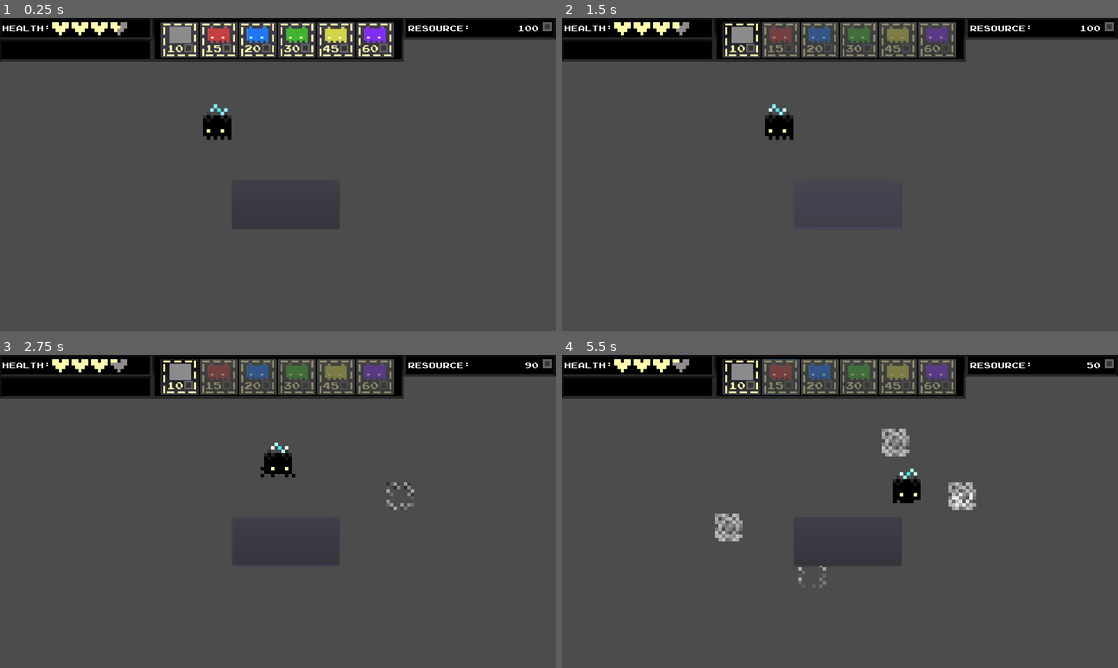
Above: before the commit, frames 1-4 (two rows, left to right).
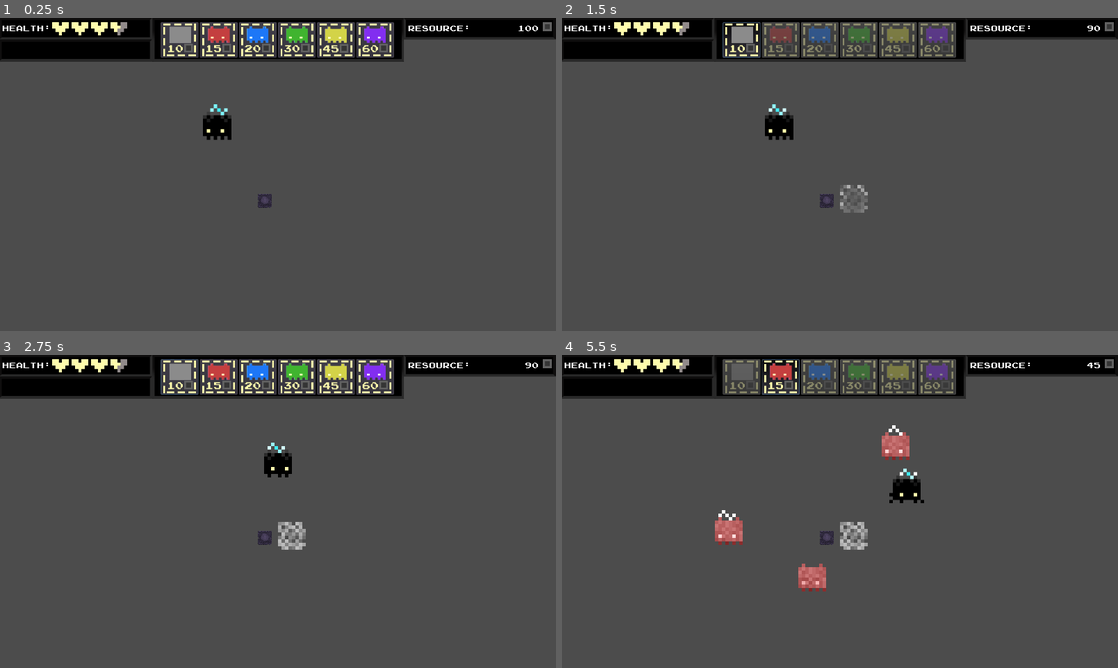
Above: after the commit, the same moments.

Repository: Kaideu/Hive_Mind
Game: Godot game, scene res://Main.tscn
The game is run twice, just before and just after one commit, with the same random seed, the same clock (stepped at 60 frames per second) and the same inputs.
Inputs (mouse positions are in pixels of both pictures, inside the frame that each line leads up to):
- Up to frame 1 (0.25 s): no input
- Up to frame 2 (1.5 s): click (739, 39) at 0.5 s; click (845, 205) at 1.27 s
- Up to frame 3 (2.75 s): tap Enter at 2 s; move the mouse to (400, 495) at 2.02 s; press the mouse at (400, 495) at 2.03 s; hold Right (ui_right) from 2.03 s (still down)
- Up to frame 4 (5.5 s): release Right (ui_right) at 2.75 s; release the mouse at (962, 495) at 2.75 s; click (778, 376) at 2.77 s; move the mouse to (728, 527) at 3.52 s; hold Down (ui_down) 3.53-4.28 s; tap F (fly) at 3.6, 5.1 s; click (728, 527) at 3.67 s; move the mouse to (895, 442) at 4.27 s; press the mouse at (895, 442) at 4.28 s; hold Right (ui_right) 4.28-5.03 s; move the mouse to (812, 574) at 5.02 s; release the mouse at (812, 574) at 5.03 s; hold Up (ui_up) from 5.03 s (still down); click (812, 574) at 5.17 s

The runs differ from the first frame. In frame 1, less than 0.1% of the frame differs, in the area x 46-61%, y 54-68%; in frame 2, 0.5%; in frame 3, 2.5%; in frame 4, 3.3%, in the area x 19-97%, y 1-76%.

Commit message:
Implemented Block Placement restrictions
Made it so that the Hive Blocks can only be placed adjacent to the power source or another hive block
Also, added the tile positioning for all hive blocks as well as block placement preview in HUD

Diff:
--- a/Hive_Mind/Main.tscn
+++ b/Hive_Mind/Main.tscn
@@ -1,8 +1,9 @@
-[gd_scene load_steps=2 format=2]
+[gd_scene load_steps=3 format=2]
 
 [ext_resource path="res://Scripts/Main.gd" type="Script" id=1]
+[ext_resource path="res://Assets/Art/Environment/base.png" type="Texture" id=2]
 
-[node name="Main" type="Node"]
+[node name="Main" type="Node" index="0"]
 
 script = ExtResource( 1 )
 
@@ -33,3 +34,10 @@
 occluder_light_mask = 1
 format = 1
 tile_data = PoolIntArray(  )
+_sections_unfolded = [ "Cell" ]
+
+[node name="PoweSource" type="Sprite" parent="." index="3"]
+
+position = Vector2( 610, 420 )
+texture = ExtResource( 2 )
+_sections_unfolded = [ "Transform" ]
--- a/Hive_Mind/Scenes/HUD.tscn
+++ b/Hive_Mind/Scenes/HUD.tscn
@@ -11,19 +11,19 @@
 [ext_resource path="res://Assets/Art/UI/JOYSTIX.TTF" type="DynamicFontData" id=9]
 [ext_resource path="res://Assets/Art/UI/HM-GUI-resource.png" type="Texture" id=10]
 [ext_resource path="res://Assets/Art/UI/HM-GUI-heart-001-full.png" type="Texture" id=11]
-[ext_resource path="res://Assets/Art/UI/HM-GUI-heart-011.png" type="Texture" id=12]
-[ext_resource path="res://Assets/Art/UI/HM-GUI-heart-005.png" type="Texture" id=13]
-[ext_resource path="res://Assets/Art/UI/HM-GUI-heart-009.png" type="Texture" id=14]
-[ext_resource path="res://Assets/Art/UI/HM-GUI-heart-010.png" type="Texture" id=15]
-[ext_resource path="res://Assets/Art/UI/HM-GUI-heart-007.png" type="Texture" id=16]
-[ext_resource path="res://Assets/Art/UI/HM-GUI-heart-013.png" type="Texture" id=17]
-[ext_resource path="res://Assets/Art/UI/HM-GUI-heart-004.png" type="Texture" id=18]
-[ext_resource path="res://Assets/Art/UI/HM-GUI-heart-012.png" type="Texture" id=19]
-[ext_resource path="res://Assets/Art/UI/HM-GUI-heart-003.png" type="Texture" id=20]
-[ext_resource path="res://Assets/Art/UI/HM-GUI-heart-014.png" type="Texture" id=21]
-[ext_resource path="res://Assets/Art/UI/HM-GUI-heart-002.png" type="Texture" id=22]
-[ext_resource path="res://Assets/Art/UI/HM-GUI-heart-006-half-full.png" type="Texture" id=23]
-[ext_resource path="res://Assets/Art/UI/HM-GUI-heart-008.png" type="Texture" id=24]
+[ext_resource path="res://Assets/Art/UI/HM-GUI-heart-014.png" type="Texture" id=12]
+[ext_resource path="res://Assets/Art/UI/HM-GUI-heart-007.png" type="Texture" id=13]
+[ext_resource path="res://Assets/Art/UI/HM-GUI-heart-002.png" type="Texture" id=14]
+[ext_resource path="res://Assets/Art/UI/HM-GUI-heart-005.png" type="Texture" id=15]
+[ext_resource path="res://Assets/Art/UI/HM-GUI-heart-012.png" type="Texture" id=16]
+[ext_resource path="res://Assets/Art/UI/HM-GUI-heart-009.png" type="Texture" id=17]
+[ext_resource path="res://Assets/Art/UI/HM-GUI-heart-003.png" type="Texture" id=18]
+[ext_resource path="res://Assets/Art/UI/HM-GUI-heart-006-half-full.png" type="Texture" id=19]
+[ext_resource path="res://Assets/Art/UI/HM-GUI-heart-010.png" type="Texture" id=20]
+[ext_resource path="res://Assets/Art/UI/HM-GUI-heart-004.png" type="Texture" id=21]
+[ext_resource path="res://Assets/Art/UI/HM-GUI-heart-011.png" type="Texture" id=22]
+[ext_resource path="res://Assets/Art/UI/HM-GUI-heart-008.png" type="Texture" id=23]
+[ext_resource path="res://Assets/Art/UI/HM-GUI-heart-013.png" type="Texture" id=24]
 [ext_resource path="res://Scripts/Heart.gd" type="Script" id=25]
 
 [sub_resource type="DynamicFont" id=1]
@@ -44,67 +44,67 @@
 }, {
 "frames": [ ExtResource( 12 ) ],
 "loop": true,
-"name": "3",
+"name": "0",
 "speed": 5.0
 }, {
 "frames": [ ExtResource( 13 ) ],
 "loop": true,
-"name": "9",
+"name": "7",
 "speed": 5.0
 }, {
 "frames": [ ExtResource( 14 ) ],
-"loop": true,
-"name": "5",
-"speed": 5.0
-}, {
-"frames": [ ExtResource( 15 ) ],
-"loop": true,
-"name": "4",
-"speed": 5.0
-}, {
-"frames": [ ExtResource( 16 ) ],
-"loop": true,
-"name": "7",
-"speed": 5.0
-}, {
-"frames": [ ExtResource( 17 ) ],
-"loop": true,
-"name": "1",
-"speed": 5.0
-}, {
-"frames": [ ExtResource( 18 ) ],
-"loop": true,
-"name": "10",
-"speed": 5.0
-}, {
-"frames": [ ExtResource( 19 ) ],
-"loop": true,
-"name": "2",
-"speed": 5.0
-}, {
-"frames": [ ExtResource( 20 ) ],
-"loop": true,
-"name": "11",
-"speed": 5.0
-}, {
-"frames": [ ExtResource( 21 ) ],
-"loop": true,
-"name": "0",
-"speed": 5.0
-}, {
-"frames": [ ExtResource( 22 ) ],
 "loop": false,
 "name": "12",
 "speed": 1.0
 }, {
+"frames": [ ExtResource( 15 ) ],
+"loop": true,
+"name": "9",
+"speed": 5.0
+}, {
+"frames": [ ExtResource( 16 ) ],
+"loop": true,
+"name": "2",
+"speed": 5.0
+}, {
+"frames": [ ExtResource( 17 ) ],
+"loop": true,
+"name": "5",
+"speed": 5.0
+}, {
+"frames": [ ExtResource( 18 ) ],
+"loop": true,
+"name": "11",
+"speed": 5.0
+}, {
+"frames": [ ExtResource( 19 ) ],
+"loop": true,
+"name": "8",
+"speed": 5.0
+}, {
+"frames": [ ExtResource( 20 ) ],
+"loop": true,
+"name": "4",
+"speed": 5.0
+}, {
+"frames": [ ExtResource( 21 ) ],
+"loop": true,
+"name": "10",
+"speed": 5.0
+}, {
+"frames": [ ExtResource( 22 ) ],
+"loop": true,
+"name": "3",
+"speed": 5.0
+}, {
 "frames": [ ExtResource( 23 ) ],
 "loop": true,
-"name": "8",
+"name": "6",
 "speed": 5.0
 }, {
 "frames": [ ExtResource( 24 ) ],
 "loop": true,
-"name": "6",
+"name": "1",
 "speed": 5.0
 } ]
 
@@ -121,6 +121,7 @@
 
 [node name="Button" type="Button" parent="." index="0"]
 
+visible = false
 anchor_left = 0.0
 anchor_top = 0.0
 anchor_right = 0.0
@@ -500,6 +501,27 @@
 HP_min = 143.0
 HP_max = 156.0
 
+[node name="TileMap" type="TileMap" parent="." index="3"]
+
+mode = 0
+tile_set = null
+cell_size = Vector2( 64, 64 )
+cell_quadrant_size = 16
+cell_custom_transform = Transform2D( 1, 0, 0, 1, 0, 0 )
+cell_half_offset = 2
+cell_tile_origin = 0
+cell_y_sort = false
+cell_clip_uv = false
+collision_use_kinematic = false
+collision_friction = 1.0
+collision_bounce = 0.0
+collision_layer = 1
+collision_mask = 1
+occluder_light_mask = 1
+format = 1
+tile_data = PoolIntArray(  )
+_sections_unfolded = [ "Collision" ]
+
 [connection signal="mouse_entered" from="." to="." method="_on_HUD_mouse_entered"]
 
 [connection signal="mouse_exited" from="." to="." method="_on_HUD_mouse_exited"]
--- a/Hive_Mind/Scenes/Hive_Block.tscn
+++ b/Hive_Mind/Scenes/Hive_Block.tscn
@@ -3,14 +3,13 @@
 [ext_resource path="res://Scripts/Hive_Block.gd" type="Script" id=1]
 [ext_resource path="res://Assets/Art/Environment/Block/hiveblock_idle.png" type="Texture" id=2]
 
-[sub_resource type="RectangleShape2D" id=3]
+[sub_resource type="RectangleShape2D" id=1]
 
 custom_solver_bias = 0.0
 extents = Vector2( 35.0952, 35.0952 )
 
-[sub_resource type="Animation" id=1]
+[sub_resource type="Animation" id=2]
 
-resource_name = "form"
 length = 1.0
 loop = false
 step = 0.1
@@ -27,9 +26,8 @@
 "values": [ 0, 2 ]
 }
 
-[sub_resource type="Animation" id=2]
+[sub_resource type="Animation" id=3]
 
-resource_name = "idle"
 length = 3.0
 loop = true
 step = 0.1
@@ -46,7 +44,7 @@
 "values": [ 3, 10 ]
 }
 
-[node name="Hive_Block" type="RigidBody2D" index="0"]
+[node name="Hive_Block" type="RigidBody2D"]
 
 input_pickable = false
 collision_layer = 1
@@ -75,14 +73,14 @@
 vframes = 2
 hframes = 8
 frame = 3
-_sections_unfolded = [ "Animation" ]
+_sections_unfolded = [ "Animation", "Visibility" ]
 
 [node name="Collider" type="CollisionShape2D" parent="." index="1"]
 
 visible = false
 position = Vector2( -0.0681819, 0.0681782 )
 scale = Vector2( 0.91696, 0.91696 )
-shape = SubResource( 3 )
+shape = SubResource( 1 )
 _sections_unfolded = [ "Visibility" ]
 
 [node name="Anim" type="AnimationPlayer" parent="." index="2"]
@@ -92,8 +90,8 @@
 playback_process_mode = 1
 playback_default_blend_time = 0.0
 playback_speed = 1.0
-anims/form = SubResource( 1 )
-anims/idle = SubResource( 2 )
+anims/form = SubResource( 2 )
+anims/idle = SubResource( 3 )
 next/form = "idle"
 blend_times = [  ]
 _sections_unfolded = [ "Playback Options" ]
--- a/Hive_Mind/Scripts/HUD.gd
+++ b/Hive_Mind/Scripts/HUD.gd
@@ -16,11 +16,19 @@
 
 onready var buttons = [$Top/ButtonBlock, $Top/ButtonRed, $Top/ButtonBlue, $Top/ButtonGreen, $Top/ButtonYellow, $Top/ButtonPurple]
 
+onready var B = preload ("res://Scenes/Hive_Block.tscn")
+onready var Pre_Block = B.instance()
+
 func _ready():
+	add_child(Pre_Block)
+	Pre_Block.modulate.a = 0.3
 	pass
 
-
 func _process(delta):
+	Pre_Block.visible = $Top/ButtonBlock.pressed
+	var Mouse_Pos = get_viewport().get_mouse_position()
+	var Tile_Pos = $TileMap.map_to_world($TileMap.world_to_map(get_viewport().get_mouse_position()))
+	Pre_Block.position = Tile_Pos + Vector2(32,32)
 	$Top/Label_Amount.text = str(Global.resource)
 
 func button_able_toggle(pressed, type):
@@ -33,14 +41,13 @@
 		emit_signal("mouse_left")
 
 func _SpawnClone(type):
-	print("entered")
+	#print("entered")
 	emit_signal("SpawnClone", type)
 
 
 func _on_ButtonBlock_toggled(pressed):
 	button_able_toggle(pressed, 0)
 	while pressed:
-		print(pressed)
 		yield(self, "mouse_left")
 		if $Top/ButtonBlock.pressed == false:
 			pressed = false
@@ -142,12 +149,12 @@
 
 func _on_HUD_mouse_entered():
 	able_spawn = true
-	print("EnteredHUD")
+	#print("EnteredHUD")
 
 
 func _on_HUD_mouse_exited():
 	able_spawn = false
-	print("Left HUD")
+	#print("Left HUD")
 
 
 func _on_Button_pressed():
--- a/Hive_Mind/Scripts/Hive_Block.gd
+++ b/Hive_Mind/Scripts/Hive_Block.gd
@@ -1,8 +1,6 @@
 extends RigidBody2D
 
-# class member variables go here, for example:
-# var a = 2
-# var b = "textvar"
+var InCircuit = false
 
 func _ready():
 	# Called when the node is added to the scene for the first time.
@@ -11,7 +9,7 @@
 
 
 func _physics_process(delta):
-	print(get_colliding_bodies())
+	#print(get_colliding_bodies())
 	pass
 
 
--- a/Hive_Mind/Scripts/Main.gd
+++ b/Hive_Mind/Scripts/Main.gd
@@ -11,12 +11,16 @@
 onready var GetPlayer = preload("res://Scenes/Queen.tscn")
 onready var GetHUD = preload("res://Scenes/HUD.tscn")
 
+var current_blocks = []
+
 func _ready():
 	var Player = GetPlayer.instance()
 	Player.position = $Spawn.position
 	add_child(Player)
 	add_child(GetHUD.instance())
 	get_HUD()
+	current_blocks.push_back($TileMap.map_to_world($TileMap.world_to_map($PoweSource.position)) + Vector2(32,32))
+	print(current_blocks)
 
 #func _process(delta):
 #	# Called every frame. Delta is time since last frame.
@@ -24,25 +28,26 @@
 #	pass
 
 func _SpawnClone(type):
-	print("entered")
+	var Mouse_Pos = get_viewport().get_mouse_position()
+	var Tile_Pos = $TileMap.map_to_world($TileMap.world_to_map(get_viewport().get_mouse_position()))
 	able_spawn = true
 	Checking_Spawn = true
 	if type == "block":
+		able_spawn = Check_Placement()
 		var NewBlock = Block.instance()
 		if able_spawn:
 			$Game.add_child(NewBlock)
-			NewBlock.position = get_viewport().get_mouse_position()
+			NewBlock.position = Tile_Pos + Vector2(32,32) # Needs to be replaced with tile position
+			#current_blocks.append(NewBlock.position)
+			print(current_blocks)
 			able_spawn = false
 	else:
 		var NewClone = Clone.instance()
 		NewClone.unit_type = type
 		if able_spawn:
 			$Game.add_child(NewClone)
-			NewClone.position = get_viewport().get_mouse_position()
+			NewClone.position = Mouse_Pos
 			able_spawn = false
-		print("NewClone Added")
-		list_Clones.push_back(NewClone.get_name())
-		print(list_Clones)
 
 func _input(event):
 	if event.is_action_pressed("Place_Piece"):
@@ -50,3 +55,25 @@
 
 func get_HUD():
 	$HUD.connect("SpawnClone", self, "_SpawnClone")
+
+#May change this so that it doesn't lag as the array grows.
+#May replace array with raycast or similar.
+func Check_Placement():
+	var Tile_Pos = $TileMap.map_to_world($TileMap.world_to_map(get_viewport().get_mouse_position())) + Vector2(32,32)
+	var U = Vector2(0,-64)
+	var D = Vector2(0,64)
+	var L = Vector2(-64,0)
+	var R = Vector2(64,0)
+	if current_blocks.has(Tile_Pos):
+			print("can't place")
+			return false
+	else:
+		for i in current_blocks:
+			print(i)
+			print(Tile_Pos)
+			if Tile_Pos == i + U or Tile_Pos == i + D or Tile_Pos == i + L or Tile_Pos == i + R:
+				current_blocks.push_back(Tile_Pos)
+				print("Placed up")
+				return true
+	print("Not Placed")
+	return false
